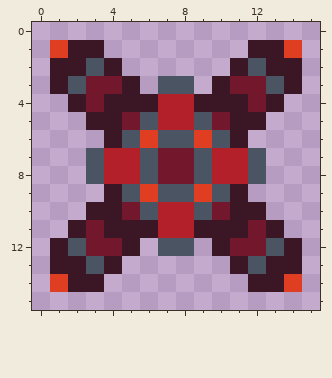
One commit to this pixel-art file: Assets/Textures/DeathTile.ase. This is how it looked before the edit.
16x16 pixels, 1 frame.
The result:
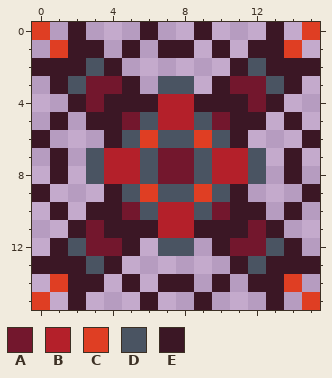
Palette (. is transparent): A #73172d  B #b4202a  C #df3e23  D #4a5462  E #3b1725
Changes in this commit:
{"y":0,"x":0,"old":".","new":"C"}
{"y":0,"x":2,"old":".","new":"E"}
{"y":0,"x":6,"old":".","new":"E"}
{"y":0,"x":9,"old":".","new":"E"}
{"y":0,"x":13,"old":".","new":"E"}
{"y":0,"x":15,"old":".","new":"C"}
{"y":1,"x":5,"old":".","new":"E"}
{"y":1,"x":7,"old":"..","new":"EE"}
{"y":1,"x":10,"old":".","new":"E"}
{"y":2,"x":0,"old":".","new":"E"}
{"y":2,"x":15,"old":".","new":"E"}
{"y":5,"x":1,"old":".","new":"E"}
{"y":5,"x":14,"old":".","new":"E"}
{"y":6,"x":0,"old":".","new":"E"}
{"y":6,"x":15,"old":".","new":"E"}
{"y":7,"x":1,"old":".","new":"E"}
{"y":7,"x":14,"old":".","new":"E"}
{"y":8,"x":1,"old":".","new":"E"}
{"y":8,"x":14,"old":".","new":"E"}
{"y":9,"x":0,"old":".","new":"E"}
{"y":9,"x":15,"old":".","new":"E"}
{"y":10,"x":1,"old":".","new":"E"}
{"y":10,"x":14,"old":".","new":"E"}
{"y":13,"x":0,"old":".","new":"E"}
{"y":13,"x":15,"old":".","new":"E"}
{"y":14,"x":5,"old":".","new":"E"}
{"y":14,"x":7,"old":"..","new":"EE"}
{"y":14,"x":10,"old":".","new":"E"}
{"y":15,"x":0,"old":".","new":"C"}
{"y":15,"x":2,"old":".","new":"E"}
{"y":15,"x":6,"old":".","new":"E"}
{"y":15,"x":9,"old":".","new":"E"}
{"y":15,"x":13,"old":".","new":"E"}
{"y":15,"x":15,"old":".","new":"C"}
{"label":"added","picture_box":[32,22,320,310]}
